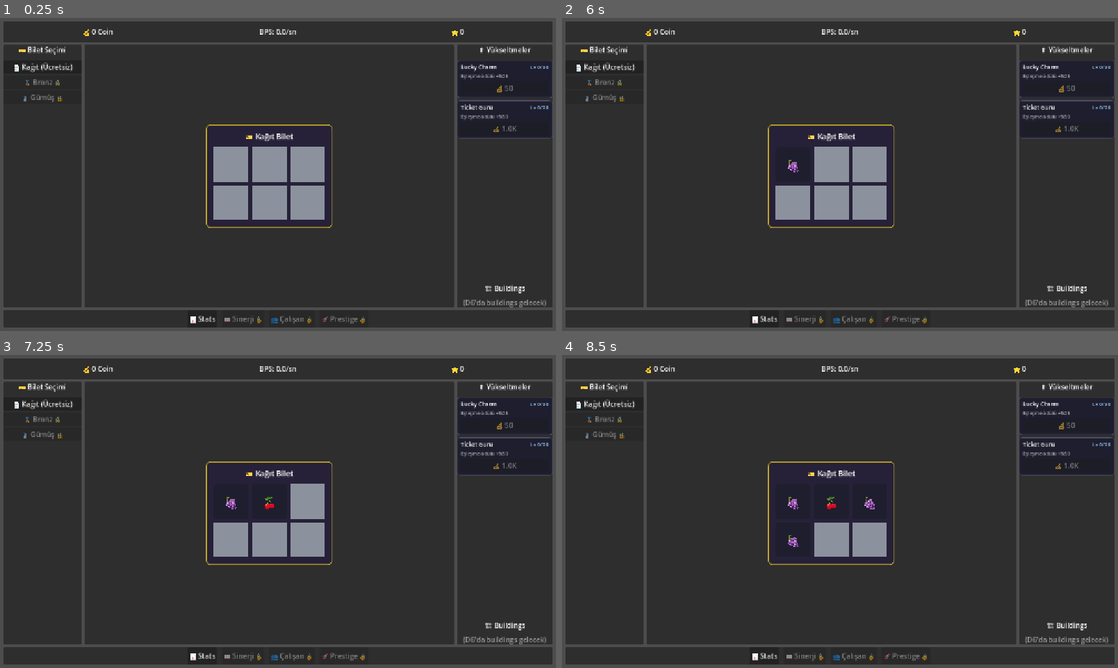
Above: before the commit, frames 1-4 (two rows, left to right).
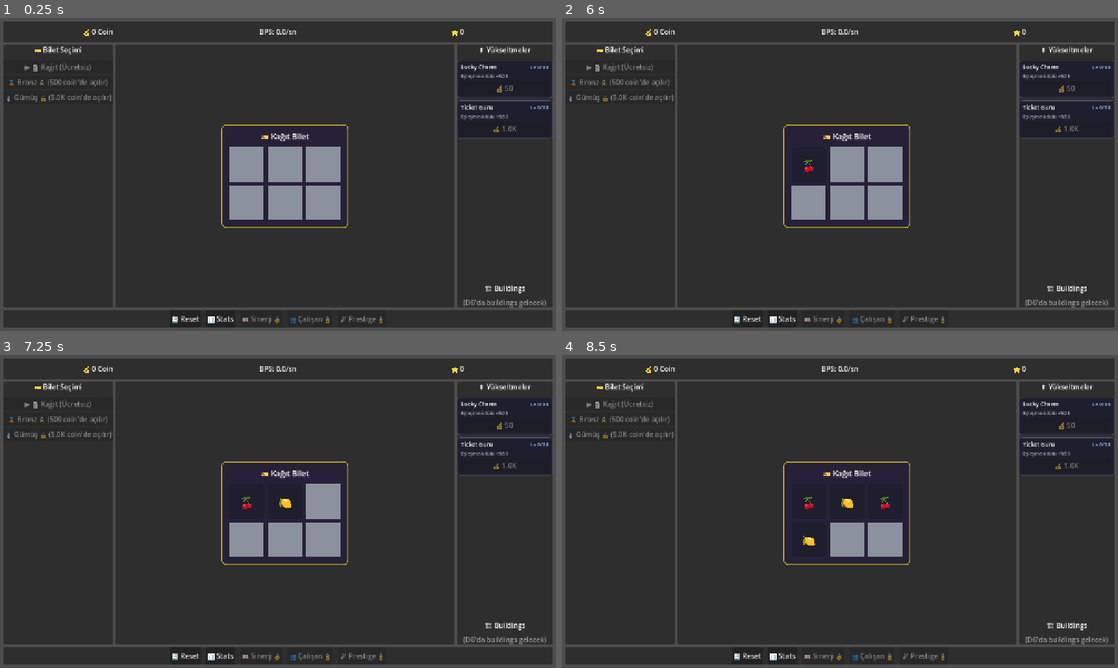
Above: after the commit, the same moments.

Repository: BYGGOLDENSTONE/scratch-and-rise
Game: Godot game, scene res://scenes/main/Main.tscn
Two runs of this game, one before a commit and one after it. Both use one fixed random seed, a clock stepped at 60 frames per second and the inputs below.
Inputs (mouse positions are in pixels of both pictures, inside the frame that each line leads up to):
- Up to frame 1 (0.25 s): no input
- Up to frame 2 (6 s): click (745, 318) at 0.5 s, where only the run after the commit has a clickable "🔄 Reset"; click (606, 68) at 1.25 s, where only the run before the commit has a clickable "📄 Kağıt (Ücretsiz)"; click "📊 Stats" at 2 s; click (606, 68) at 2.75 s, where only the run before the commit has a clickable "📄 Kağıt (Ücretsiz)"; click "📊 Stats" at 3.5 s; click (606, 68) at 4.25 s, where only the run before the commit has a clickable "📄 Kağıt (Ücretsiz)"; click "📊 Stats" at 5 s; tap Enter at 5.75 s; drag from (795, 165) to (895, 105) at 5.77 s
- Up to frame 3 (7.25 s): tap Space at 6.5 s; drag from (266, 502) to (250, 574) at 6.52 s
- Up to frame 4 (8.5 s): tap Enter at 7.25 s; move the mouse to (867, 502) at 7.27 s; click (867, 502) at 7.42 s; tap Space at 8 s; drag from (795, 539) to (673, 464) at 8.02 s

The runs differ from the first frame. In frame 1, 4.2% of the frame differs, in the area x 1-69%, y 8-98%; in frame 2, 4.1%; in frame 3, 4.0%; in frame 4, 3.4%.

Commit message:
[D5] Bilet türleri: seçim paneli, açılma koşulları, maliyet sistemi, reset butonu
Co-Authored-By: Claude Opus 4.6 <noreply@anthropic.com>

Diff:
--- a/scenes/main/Main.tscn
+++ b/scenes/main/Main.tscn
@@ -92,15 +92,18 @@
 layout_mode = 2
 
 [node name="PaperBtn" type="Button" parent="UILayer/UIRoot/VBox/ContentArea/LeftPanel/VBox"]
+unique_name_in_owner = true
 layout_mode = 2
 text = "📄 Kağıt (Ücretsiz)"
 
 [node name="BronzeBtn" type="Button" parent="UILayer/UIRoot/VBox/ContentArea/LeftPanel/VBox"]
+unique_name_in_owner = true
 layout_mode = 2
 disabled = true
 text = "🥉 Bronz 🔒"
 
 [node name="SilverBtn" type="Button" parent="UILayer/UIRoot/VBox/ContentArea/LeftPanel/VBox"]
+unique_name_in_owner = true
 layout_mode = 2
 disabled = true
 text = "🥈 Gümüş 🔒"
@@ -164,6 +167,11 @@
 alignment = 1
 theme_override_constants/separation = 12
 
+[node name="ResetBtn" type="Button" parent="UILayer/UIRoot/VBox/BottomBar/HBox"]
+unique_name_in_owner = true
+layout_mode = 2
+text = "🔄 Reset"
+
 [node name="StatsBtn" type="Button" parent="UILayer/UIRoot/VBox/BottomBar/HBox"]
 layout_mode = 2
 text = "📊 Stats"
--- a/scripts/main.gd
+++ b/scripts/main.gd
@@ -4,6 +4,7 @@
 
 const MS = preload("res://scripts/systems/match_system.gd")
 const UD = preload("res://scripts/systems/upgrade_data.gd")
+const TD = preload("res://scripts/systems/ticket_data.gd")
 
 var _ticket_scene := preload("res://scenes/ticket/Ticket.tscn")
 var _result_scene := preload("res://scenes/ui/MatchResult.tscn")
@@ -16,16 +17,92 @@
 @onready var stars_label: Label = %StarsLabel
 @onready var ticket_container: CenterContainer = %TicketContainer
 @onready var upgrade_list: VBoxContainer = %UpgradeList
+@onready var paper_btn: Button = %PaperBtn
+@onready var bronze_btn: Button = %BronzeBtn
+@onready var silver_btn: Button = %SilverBtn
+@onready var reset_btn: Button = %ResetBtn
+
+## Buton → bilet türü eşlemesi
+var _ticket_buttons: Dictionary = {}
 
 
 func _ready() -> void:
 	GameState.coins_changed.connect(_on_coins_changed)
 	GameState.bps_changed.connect(_on_bps_changed)
+
+	# Bilet seçim butonları
+	_ticket_buttons = {
+		"paper": paper_btn,
+		"bronze": bronze_btn,
+		"silver": silver_btn,
+	}
+	paper_btn.pressed.connect(_on_ticket_selected.bind("paper"))
+	bronze_btn.pressed.connect(_on_ticket_selected.bind("bronze"))
+	silver_btn.pressed.connect(_on_ticket_selected.bind("silver"))
+	reset_btn.pressed.connect(_on_reset_pressed)
+
 	SaveManager.load_game()
 	_update_all_ui()
 	_build_upgrade_panel()
 	_spawn_new_ticket()
 	print("[Main] Ready")
+
+
+# --- Bilet Seçimi ---
+
+func _on_ticket_selected(type: String) -> void:
+	if type == GameState.current_ticket_type:
+		return
+	var data := TD.get_ticket(type)
+	# Açılma kontrolü
+	if GameState.total_coins_earned < data["unlock_at"]:
+		return
+	# Maliyet kontrolü
+	if data["cost"] > 0 and GameState.coins < data["cost"]:
+		return
+	GameState.current_ticket_type = type
+	_spawn_new_ticket()
+
+
+func _update_ticket_buttons() -> void:
+	for type in _ticket_buttons:
+		var btn: Button = _ticket_buttons[type]
+		var data := TD.get_ticket(type)
+		var unlocked: bool = GameState.total_coins_earned >= int(data["unlock_at"])
+		var is_selected: bool = GameState.current_ticket_type == type
+		var can_afford: bool = int(data["cost"]) == 0 or GameState.coins >= int(data["cost"])
+
+		if not unlocked:
+			# Kilitli
+			btn.disabled = true
+			btn.text = "%s %s 🔒 (%s)" % [_ticket_icon(type), data["name"],
+				GameState.format_number(data["unlock_at"]) + " coin'de açılır"]
+		elif is_selected:
+			# Seçili
+			btn.disabled = true
+			btn.text = "▶ %s %s" % [_ticket_icon(type), _ticket_cost_text(data)]
+		elif not can_afford:
+			# Para yetmez
+			btn.disabled = true
+			btn.text = "%s %s 💸" % [_ticket_icon(type), _ticket_cost_text(data)]
+		else:
+			# Alınabilir
+			btn.disabled = false
+			btn.text = "%s %s" % [_ticket_icon(type), _ticket_cost_text(data)]
+
+
+func _ticket_icon(type: String) -> String:
+	match type:
+		"paper": return "📄"
+		"bronze": return "🥉"
+		"silver": return "🥈"
+	return "🎫"
+
+
+func _ticket_cost_text(data: Dictionary) -> String:
+	if data["cost"] == 0:
+		return "%s (Ücretsiz)" % data["name"]
+	return "%s (%s Coin)" % [data["name"], GameState.format_number(data["cost"])]
 
 
 # --- Bilet ---
@@ -38,10 +115,21 @@
 		_current_result.queue_free()
 		_current_result = null
 
+	var type := GameState.current_ticket_type
+	var data := TD.get_ticket(type)
+
+	# Maliyet düş (kağıt hariç)
+	if data["cost"] > 0:
+		if not GameState.spend_coins(data["cost"]):
+			# Para yetmezse kağıt bilete geri dön
+			GameState.current_ticket_type = "paper"
+			type = "paper"
+
 	_current_ticket = _ticket_scene.instantiate()
 	ticket_container.add_child(_current_ticket)
-	_current_ticket.setup(GameState.current_ticket_type)
+	_current_ticket.setup(type)
 	_current_ticket.ticket_completed.connect(_on_ticket_completed)
+	_update_ticket_buttons()
 
 
 func _on_ticket_completed(symbols: Array) -> void:
@@ -88,11 +176,36 @@
 	_on_coins_changed(GameState.coins)
 	_on_bps_changed(GameState.bps)
 	stars_label.text = "⭐ 0"
+	_update_ticket_buttons()
 
 
 func _on_coins_changed(new_amount: int) -> void:
 	coin_label.text = "💰 %s Coin" % GameState.format_number(new_amount)
+	_update_ticket_buttons()
 
 
 func _on_bps_changed(new_bps: float) -> void:
 	bps_label.text = "BPS: %.1f/sn" % new_bps
+
+
+# --- Reset ---
+
+func _on_reset_pressed() -> void:
+	GameState.coins = 0
+	GameState.total_coins_earned = 0
+	GameState.scratch_power = 1
+	GameState.match_bonus_pct = 0.0
+	GameState.current_ticket_type = "paper"
+	GameState.bps = 0.0
+	GameState.upgrades.clear()
+	GameState.buildings.clear()
+	GameState.total_tickets_scratched = 0
+	GameState.total_matches = 0
+	SaveManager.save_game()
+	# Yükseltme panelini yeniden oluştur
+	for child in upgrade_list.get_children():
+		child.queue_free()
+	_build_upgrade_panel()
+	_update_all_ui()
+	_spawn_new_ticket()
+	print("[Main] Game reset!")
Not shown, changed: CLAUDE.md
